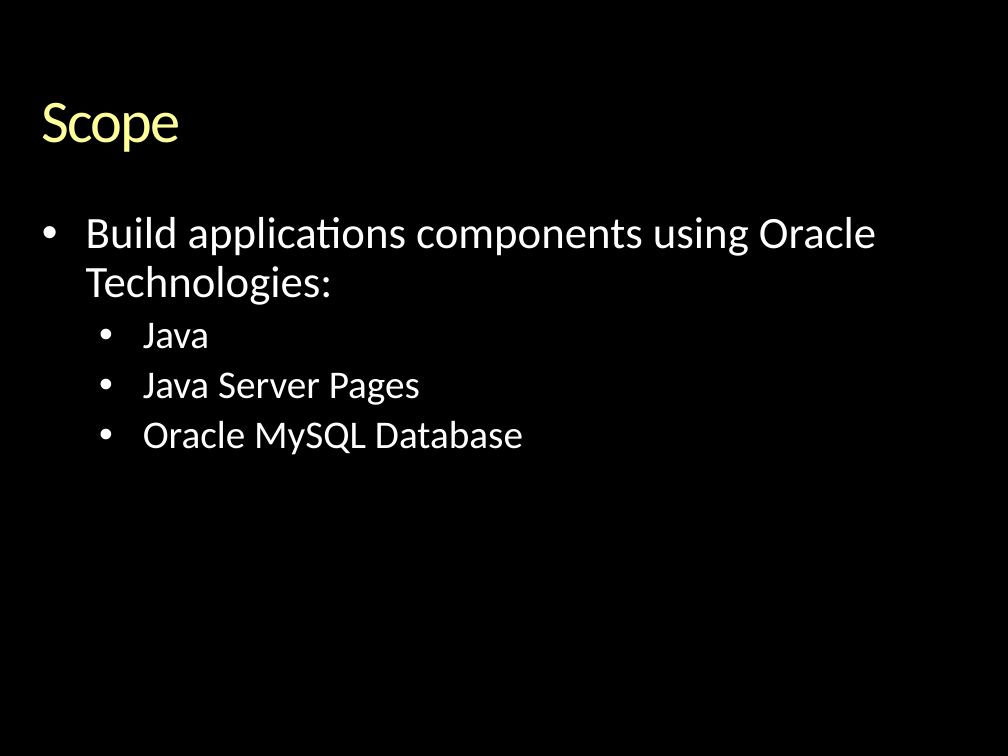
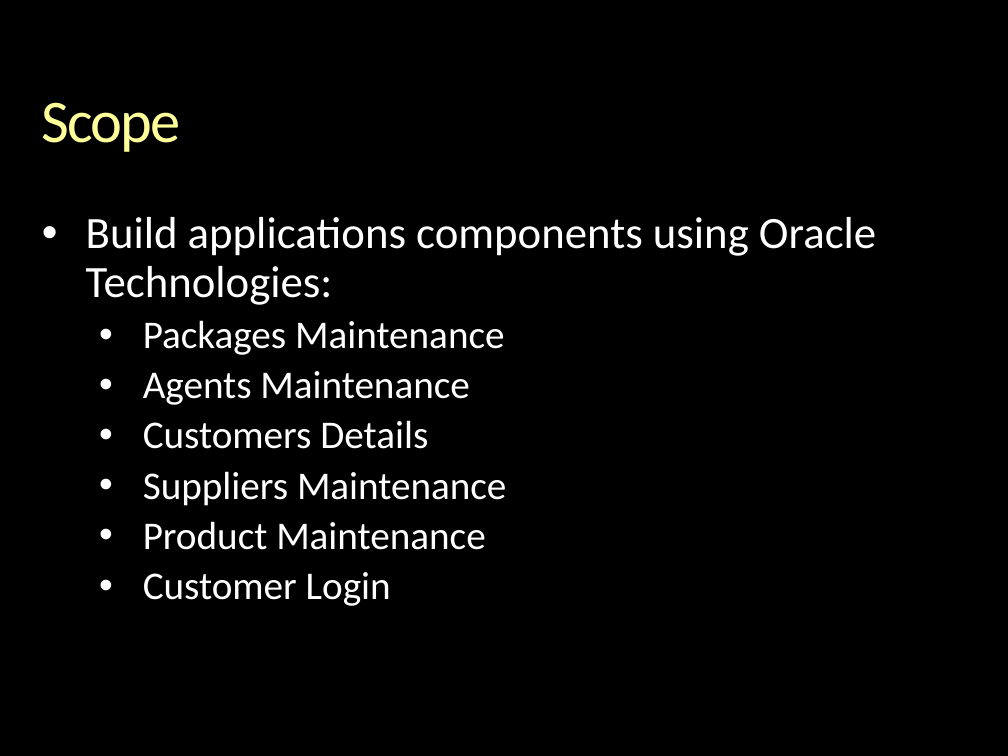
Before and after one commit to alonch/java-travels-experts, a slide deck: slide 3 of src/travelexperts/Developers.pptx. Drawn at 1008x756 pixels with LibreOffice and Linux fonts; fonts in the diff are those of the drawing; background and template pictures are left out. Boxes give left, top, right and bottom in pixels: in the first picture for what was removed or moved away, otherwise in the second. Text is boxed around its words. In the diff, an @@ line names an element or a change of style, - is before the commit and + after.

```diff
--- a/src/travelexperts/Developers.pptx
+++ b/src/travelexperts/Developers.pptx
@@ text at [143,320,506,606]: text changed @@
-  • Java
-  • Java Server Pages
-  • Oracle MySQL Database
+  • Packages Maintenance
+  • Agents Maintenance
+  • Customers Details
+  • Suppliers Maintenance
+  • Product Maintenance
+  • Customer Login
```
Also in this commit, not shown: 3 other slides changed, 2 slides added.
